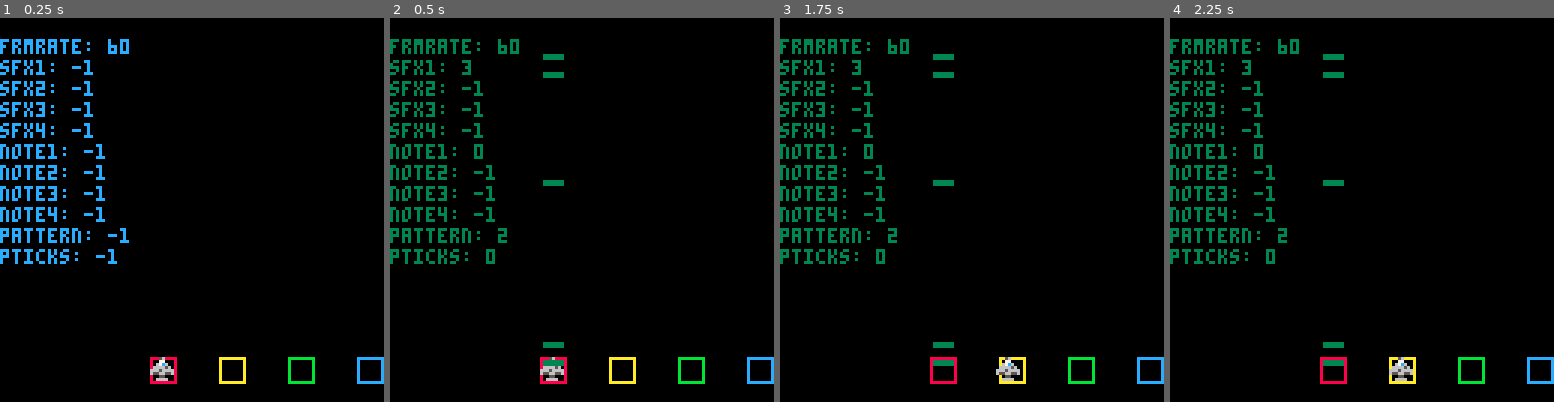
Above: before the commit, frames 1-4 (left to right).
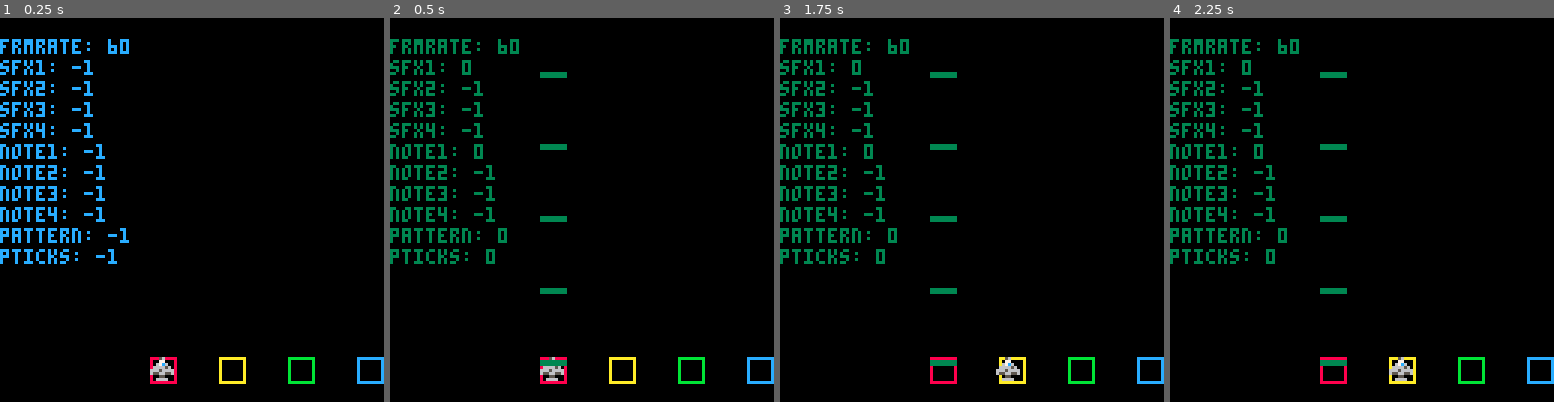
Above: after the commit, the same moments.

Repository: calebbergman/moonshot
Game: PICO-8 cartridge carts/moonbeats.p8
The game is run twice, just before and just after one commit, with the same random seed, the same clock (stepped at 60 frames per second) and the same inputs.
Inputs:
- Up to frame 1 (0.25 s): no input
- Up to frame 2 (0.5 s): tap X (X key) at 0.33 s
- Up to frame 3 (1.75 s): tap X (X key) at 1.07 s; hold Right from 1.6 s (still down)
- Up to frame 4 (2.25 s): tap X (X key) at 1.85 s; release Right at 2.1 s

Frame 1 is identical in both runs. In frame 2, 0.7% of the frame differs, in the area x 18-47%, y 9-91%; in frame 3, 0.7%; in frame 4, 0.7%.

Commit message:
feat: sfx read from memory
added tunes table.
nb table now plays sfx patterns read from memory.

Diff:
--- a/carts/moonbeats.p8
+++ b/carts/moonbeats.p8
@@ -17,7 +17,7 @@
 end
 
 function _draw()
-	cls()
+ cls()
  lane.draw()
 	p1.draw()
  nb.draw()
@@ -85,7 +85,7 @@
   end
 
   if (btn(❎)) then
-   music(2)
+   nb.play(0)
   end
  end,
  draw=function()
@@ -130,52 +130,79 @@
  end
 }
 -->8
+-- tunes
+tunes = {
+ get_sfx=function(index) -- returns #32{}
+  local offset = index * 68
+  local effect = {}
+  local has_volume
+  for i=0,31 do
+   has_volume = tunes.sfx_has_volume( @(0x3201 + offset + (i * 2)) )
+   add(effect, (has_volume and 1) or 0)
+  end
+  return effect
+ end,
+ -- build bits table from decimal value located in the volume/effect bytes' position
+ sfx_has_volume=function(number)
+  local decimal = number
+  local bits = { 0, 0, 0, 0, 0, 0, 0, 0 }
+  local i = 8
+  while (i > 0) do
+   if (decimal <= 0) then
+    bits[i] = 0
+   else
+    bits[i] = decimal % 2
+    decimal = flr(decimal / 2)
+   end
+   i-=1
+  end
+  -- bits = { c, e, e, e, v, v, v, w } where v=volume
+  return bits[5] + bits[6] + bits[7] > 0
+ end,
+ draw_sfx=function(number, x, y)
+  local note = (number > 0)
+  print(note and "X" or "-", (x != nil) and x or 0, (y != nil) and y or 0, note and 11 or 8)
+ end,
+ get_channels_for_song=function(index) -- returns #4{}
+  local offset = index * 4
+  local channel = {}
+  for i=0,3 do
+   add(channel, @(0x3100 + offset + i))
+  end
+  return channel
+ end,
+}
+-->8
 -- noteboard functions
 nb = {
- pattern = {
-  { -- 1
-   {20,"x...y...x...y...x...y...x...y..."},
-   {20,"..........x.x.............x.x..."},
-   nil,
-   nil,
-  },
-  { -- 2
-   {20,"xx........y.....xx........y....."},
-   {20,"................................"},
-   nil,
-   nil,
-  },
- },
- draw=function()
-  -- main update noteboard func
-  if stat(24)!=-1 then
-   local i,j,note_y
-   --update note positions
-   --do maths
-   for i=1,4 do
-    --i represents the sfx/track
-    if nb.pattern[stat(24)][i]!=nil then
-
-     local note_num=stat(i+19)
-     for j=1,32 do
-      --j represents the noteboard string position
-      --each note gets 6 pixels of space
-      --we need to calculate which y position to display relevant notes
-      if (sub(nb.pattern[stat(24)][i][2],j,j)!=".") then
-       if note_num<=j then
-        --only current and future notes are relevant
-        note_y=(120-(j-note_num)*6)+mid(0,(stat(26)%20)/6,5)
-        if i==1 then
-         rectfill(51,note_y,51+6,note_y+1,3)
-        else
-         rectfill(74,note_y,74+6,note_y+1,4)
-        end
-       end
+ pattern={}, -- { {1,2,3,4...32}, {5,6,7,8...32}, {9,a,b,c...32}, {d,e,f,0...32} }
+ play=function(song_num)
+  local path = "debug.txt"
+  nb.pattern = {} -- clear
+  local patterns = tunes.get_channels_for_song(song_num) -- { 1, 2, 3, 4 } sfx ids
+  for i=1,#patterns do
+   add(nb.pattern, tunes.get_sfx(patterns[i]))
+  end
+
+  music(song_num)
+ end,
+ draw=function()
+  local playing_pattern = stat(24) -- music id
+  if playing_pattern == -1 then return end
+
+  for i=1,#nb.pattern do
+   local note_num=stat(i+19)
+   for j=1,32 do
+    local note_is_relevant = note_num <= j
+    if note_is_relevant then
+     if nb.pattern[i][j] > 0 then
+       note_y=(120 - (j - note_num) * 6) + mid(0, (stat(26) % 20) / 6, 5)
+       rectfill(lane.x[i], note_y, lane.x[i] + lane.width, note_y + 1, 3)
       end
      end
-    end
    end
   end
+
  end
 }
 
Not shown, changed: the music (__music__) section of carts/moonbeats.p8
Not shown, changed: the sound effects (__sfx__) section of carts/moonbeats.p8
